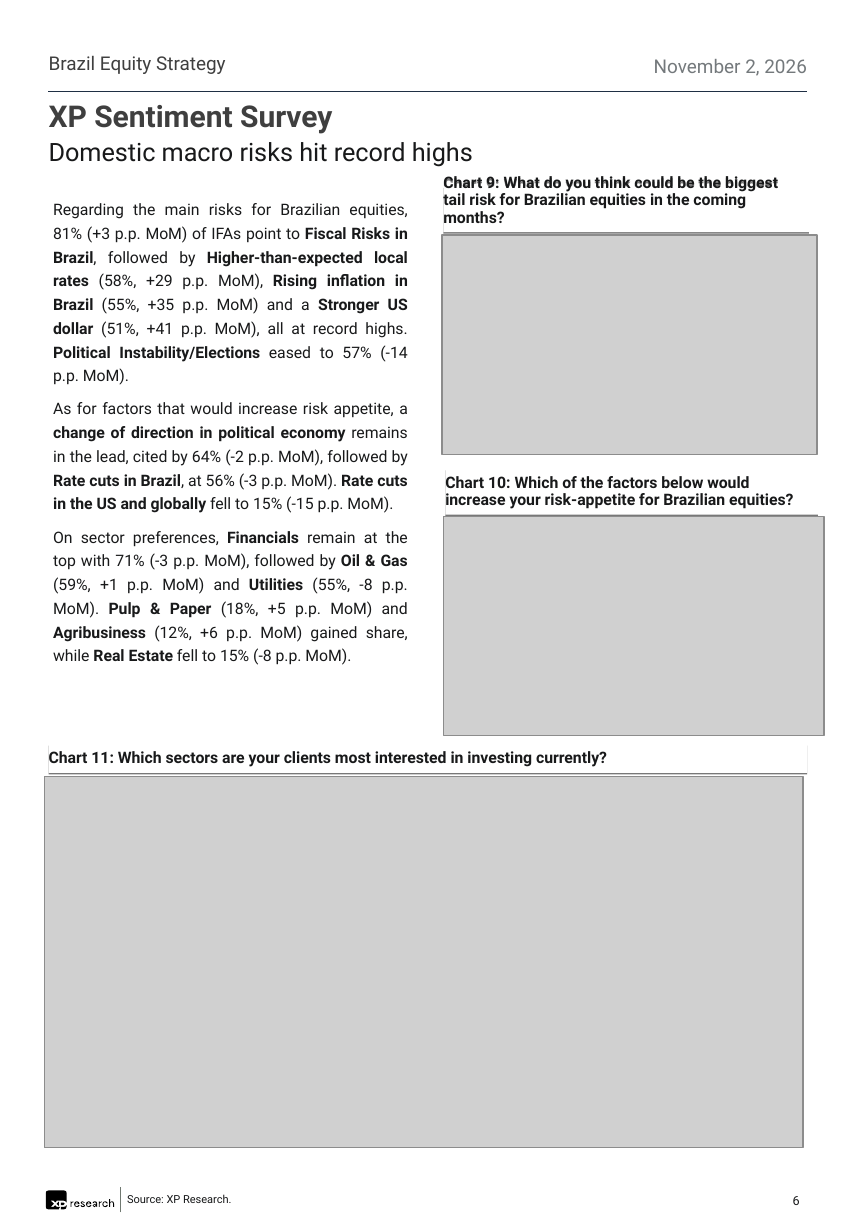
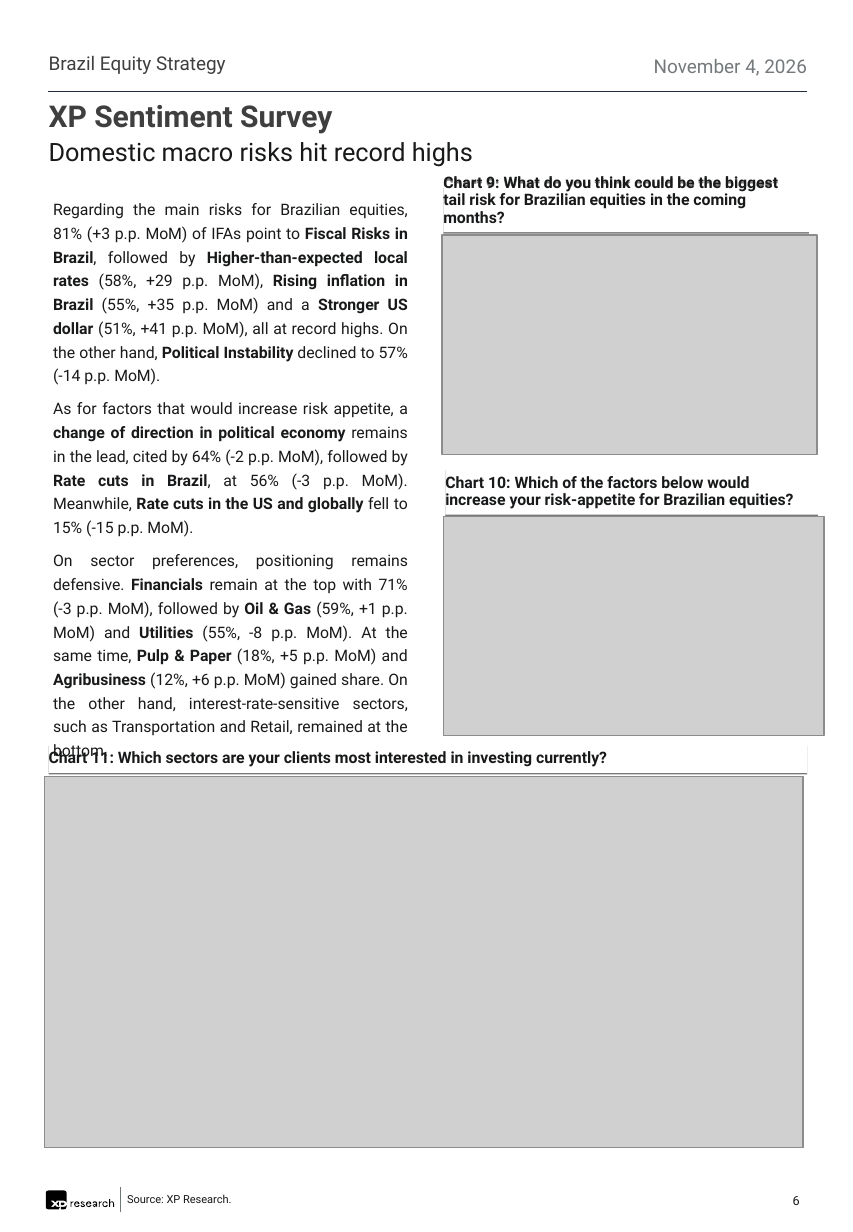
Before and after one commit to CaioLSouza/datasets, a slide deck: slide 6 of pesquisa_assessores_outubro_2026/XP IFAs Sentiment Survey - October 2026.pptx. Drawn at 853x1232 pixels with LibreOffice and Linux fonts; fonts in the diff are those of the drawing; grey boxes stand for pictures. Boxes give left, top, right and bottom in pixels: in the first picture for what was removed or moved away, otherwise in the second. Text is boxed around its words. In the diff, an @@ line names an element or a change of style, - is before the commit and + after.

```diff
--- a/pesquisa_assessores_outubro_2026/XP IFAs Sentiment Survey - October 2026.pptx
+++ b/pesquisa_assessores_outubro_2026/XP IFAs Sentiment Survey - October 2026.pptx
@@ text at [654, 59, 807, 76]: text changed @@
-November 2, 2026
+November 4, 2026
@@ text at [53, 203, 408, 735]: text changed @@
-Regarding the main risks for Brazilian equities, 81% (+3 p.p. MoM) of IFAs point to Fiscal Risks in Brazil, followed by Higher-than-expected local rates (58%, +29 p.p. MoM), Rising inflation in Brazil (55%, +35 p.p. MoM) and a Stronger US dollar (51%, +41 p.p. MoM), all at record highs. Political Instability/Elections eased to 57% (-14 p.p. MoM).
-As for factors that would increase risk appetite, a change of direction in political economy remains in the lead, cited by 64% (-2 p.p. MoM), followed by Rate cuts in Brazil, at 56% (-3 p.p. MoM). Rate cuts in the US and globally fell to 15% (-15 p.p. MoM).
-On sector preferences, Financials remain at the top with 71% (-3 p.p. MoM), followed by Oil & Gas (59%, +1 p.p. MoM) and Utilities (55%, -8 p.p. MoM). Pulp & Paper (18%, +5 p.p. MoM) and Agribusiness (12%, +6 p.p. MoM) gained share, while Real Estate fell to 15% (-8 p.p. MoM).
+Regarding the main risks for Brazilian equities, 81% (+3 p.p. MoM) of IFAs point to Fiscal Risks in Brazil, followed by Higher-than-expected local rates (58%, +29 p.p. MoM), Rising inflation in Brazil (55%, +35 p.p. MoM) and a Stronger US dollar (51%, +41 p.p. MoM), all at record highs. On the other hand, Political Instability declined to 57% (-14 p.p. MoM).
+As for factors that would increase risk appetite, a change of direction in political economy remains in the lead, cited by 64% (-2 p.p. MoM), followed by Rate cuts in Brazil, at 56% (-3 p.p. MoM). Meanwhile, Rate cuts in the US and globally fell to 15% (-15 p.p. MoM).
+On sector preferences, positioning remains defensive. Financials remain at the top with 71% (-3 p.p. MoM), followed by Oil & Gas (59%, +1 p.p. MoM) and Utilities (55%, -8 p.p. MoM). At the same time, Pulp & Paper (18%, +5 p.p. MoM) and Agribusiness (12%, +6 p.p. MoM) gained share. On the other hand, interest-rate-sensitive sectors, such as Transportation and Retail, remained at the bottom.
```
Also in this commit, not shown: 6 other slides changed, 3 other files.
